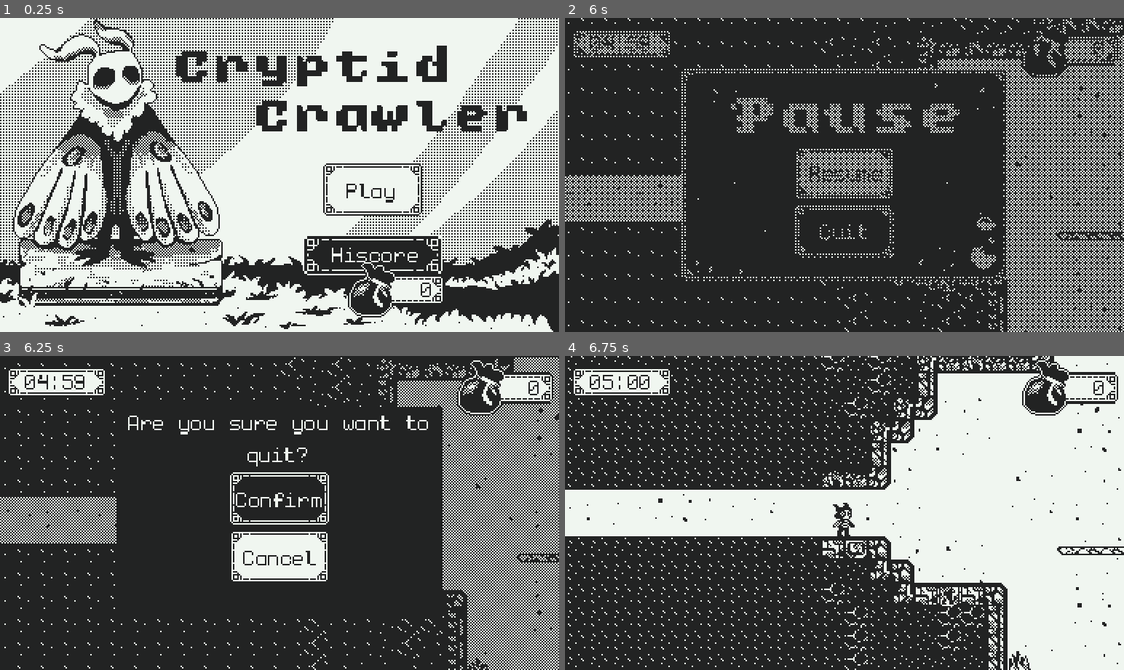
Above: before the commit, frames 1-4 (two rows, left to right).
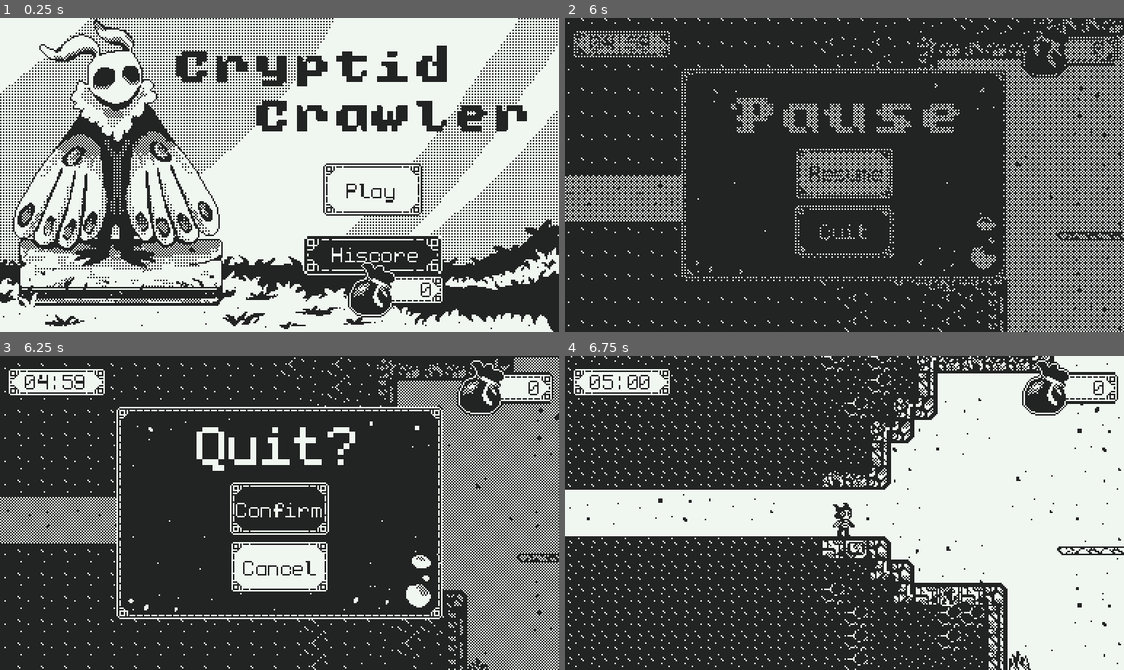
Above: after the commit, the same moments.

Repository: SpeedOfSmell/cryptid-caper
Game: Godot game, scene res://assets/game/game_manager.tscn
Two runs of this game, one before a commit and one after it. Both use one fixed random seed, a clock stepped at 60 frames per second and the inputs below. The engine's default icon, where the game draws it, is replaced by a stand-in: a white triangle on a blue panel in a dark square.
Inputs (mouse positions are in pixels of both pictures, inside the frame that each line leads up to):
- Up to frame 1 (0.25 s): no input
- Up to frame 2 (6 s): click "Play" at 0.5 s; tap Enter at 1.25 s; move the mouse to (967, 159) at 1.27 s; hold D (walk_right) 1.28-2.78 s; tap Shift (dash) at 1.35, 2.85, 5.1 s; tap Space (jump) at 1.52, 2.27, 4.25, 4.52, 5.27 s; move the mouse to (732, 190) at 2.02 s; tap S (duck) at 2.1, 4.35, 5.85 s; move the mouse to (900, 105) at 2.77 s; hold A (walk_left) 2.78-3.5 s; click "Restart" at 3.5 s; move the mouse to (816, 237) at 4.27 s; hold D (walk_right) 4.28-5.78 s; move the mouse to (1012, 222) at 5.02 s; tap Escape (pause) at 5.65 s; move the mouse to (676, 127) at 5.77 s; hold A (walk_left) from 5.78 s (still down)
- Up to frame 3 (6.25 s): keep holding A (walk_left); tap Space (jump) at 6.02 s
- Up to frame 4 (6.75 s): release A (walk_left) at 6.5 s; click "Restart" at 6.5 s

Frames 1-2 are identical in both runs. In frame 3, 6.1% of the frame differs, in the area x 20-80%, y 16-84%; in frame 4, nothing differs.

Commit message:
stylize quit confirm panel like the pause panel

Diff:
--- a/assets/game/game_screen/pause_menu/pause_menu.tscn
+++ b/assets/game/game_screen/pause_menu/pause_menu.tscn
@@ -8,6 +8,7 @@
 [ext_resource type="Texture2D" uid="uid://cptes68lk3dop" path="res://assets/game/game_screen/pause_menu/Pause.png" id="5_qrutk"]
 [ext_resource type="Texture2D" uid="uid://b7x2nakyw726r" path="res://assets/global/ui/Ui_1.png" id="6_c6nhl"]
 [ext_resource type="Texture2D" uid="uid://cv7346qrc8j7i" path="res://assets/global/ui/Ui_2.png" id="7_akq67"]
+[ext_resource type="Texture2D" uid="uid://cmh1xyokbewqr" path="res://assets/global/ui/panel.png" id="9_5yvon"]
 
 [sub_resource type="ShaderMaterial" id="ShaderMaterial_yk6y2"]
 shader = ExtResource("4_5yvon")
@@ -25,6 +26,12 @@
 
 [sub_resource type="StyleBoxFlat" id="StyleBoxFlat_nimas"]
 bg_color = Color(0.13333334, 0.13725491, 0.13725491, 1)
+
+[sub_resource type="LabelSettings" id="LabelSettings_5yvon"]
+font = ExtResource("5_fft60")
+font_size = 60
+font_color = Color(0.9411765, 0.9647059, 0.9411765, 1)
+shadow_size = 0
 
 [node name="PauseMenu" type="CanvasLayer" unique_id=1680195528]
 process_mode = 3
@@ -55,14 +62,14 @@
 theme_override_constants/margin_right = 80
 theme_override_constants/margin_bottom = 35
 
-[node name="TextureRect" type="TextureRect" parent="MarginContainer" unique_id=1119767245]
-layout_mode = 2
-texture = ExtResource("5_qrutk")
-
 [node name="MenuPanel" type="PanelContainer" parent="MarginContainer" unique_id=2075941696]
 unique_name_in_owner = true
 layout_mode = 2
 theme_override_styles/panel = SubResource("StyleBoxFlat_1lvrn")
+
+[node name="TextureRect" type="TextureRect" parent="MarginContainer/MenuPanel" unique_id=1119767245]
+layout_mode = 2
+texture = ExtResource("5_qrutk")
 
 [node name="VBoxContainer" type="VBoxContainer" parent="MarginContainer/MenuPanel" unique_id=1603616021]
 layout_mode = 2
@@ -118,15 +125,18 @@
 layout_mode = 2
 theme_override_styles/panel = SubResource("StyleBoxFlat_nimas")
 
+[node name="TextureRect" type="TextureRect" parent="MarginContainer/ConfirmationPanel" unique_id=1399832540]
+layout_mode = 2
+texture = ExtResource("9_5yvon")
+
 [node name="VBoxContainer" type="VBoxContainer" parent="MarginContainer/ConfirmationPanel" unique_id=1259650004]
 layout_mode = 2
 
 [node name="ConfirmationLabel" type="Label" parent="MarginContainer/ConfirmationPanel/VBoxContainer" unique_id=1485671350]
 layout_mode = 2
-text = "Are you sure you want to quit?"
-label_settings = ExtResource("3_qrutk")
+text = "Quit?"
+label_settings = SubResource("LabelSettings_5yvon")
 horizontal_alignment = 1
-autowrap_mode = 2
 
 [node name="ConfirmButton" type="TextureButton" parent="MarginContainer/ConfirmationPanel/VBoxContainer" unique_id=1110494917]
 unique_name_in_owner = true
Binary file added: assets/global/ui/panel.png
Not shown, added: assets/global/ui/panel.png.import
